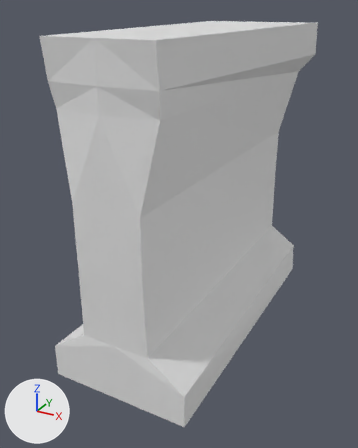
Two versions of the Blender file env_wallWindow_HarryShanks_01.blend, one commit apart.
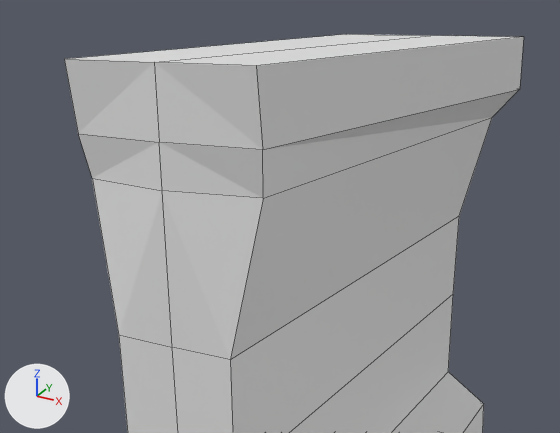
Each version appears first whole from a camera (50 mm lens) standing at (5.99, -8.58, 2.81) and looking at (4.08, -5.11, 1.07), and next in a close-up on the part from 0% to 95% of the width and 0% to 59% of the height. Arrows for +X, +Y and +Z are at lower left; the lights stay in place. The first two pictures are the older version. The close-ups show mesh edges as thin lines.

Script lines for the objects in view, before the commit:
```python
me_cube_001 = bpy.data.meshes.new('Cube.001')
me_cube_001.from_pydata(...)  # 32 vertices, 30 faces; spans x 0.0..2.19, y -1.05..1.0, z -1.02..1.0
ob_cube = bpy.data.objects.new('Cube', me_cube_001)
ob_cube.location = (4.173, -4.932, 1.366)
ob_cube.scale = (-0.264, -1.32, -1.28)
_m = ob_cube.modifiers.new('Mirror', 'MIRROR')
```
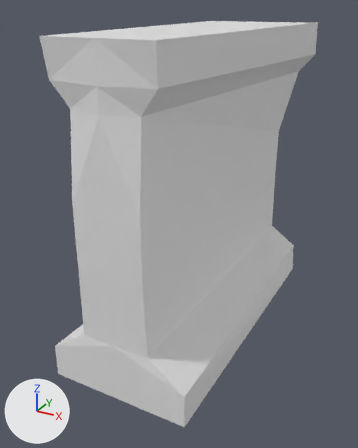
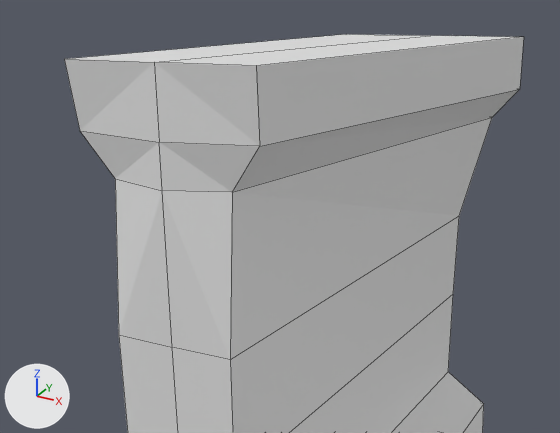
The change, as a diff of the scene's bpy script:
```diff
--- a/env_wallWindow_HarryShanks_01.blend.py
+++ b/env_wallWindow_HarryShanks_01.blend.py
@@ me_cube_001 @@
 me_cube_001.from_pydata(...)  # 32 vertices, 30 faces; spans x 0.0..2.19, y -1.05..1.0, z -1.02..1.0
 # used by ob_cube; location = (4.173, -4.932, 1.366); scale = (-0.264, -1.32, -1.28)
-me_cube_001.vertices[0].co = (1.44, 0.95, -0.67)  # pixel (92, 178)
-me_cube_001.vertices[28].co = (1.51, 0.98, -0.8)  # pixel (78, 133)
+# me_cube_001 part 1
+me_cube_001.vertices[0].co = (0.98, 0.96, -0.67)  # pixel (115, 178)
+me_cube_001.vertices[28].co = (1.47, 0.98, -0.8)  # pixel (79, 130)
```

Where the change shows, as pixel boxes (x1, y1, x2, y2) in the close-ups (560 x 433 px; the box of a moved part takes in the faces that stretch with it):
part 1 of me_cube_001, moved or reshaped
    before: (66, 68, 503, 360)
    after: (67, 68, 503, 360)
